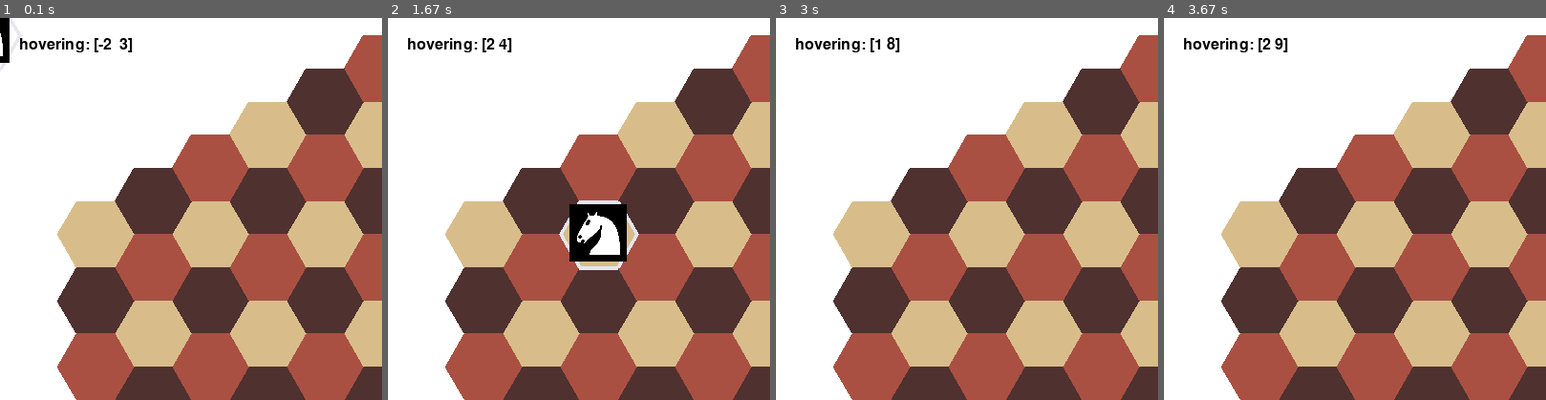
Above: before the commit, frames 1-4 (left to right).
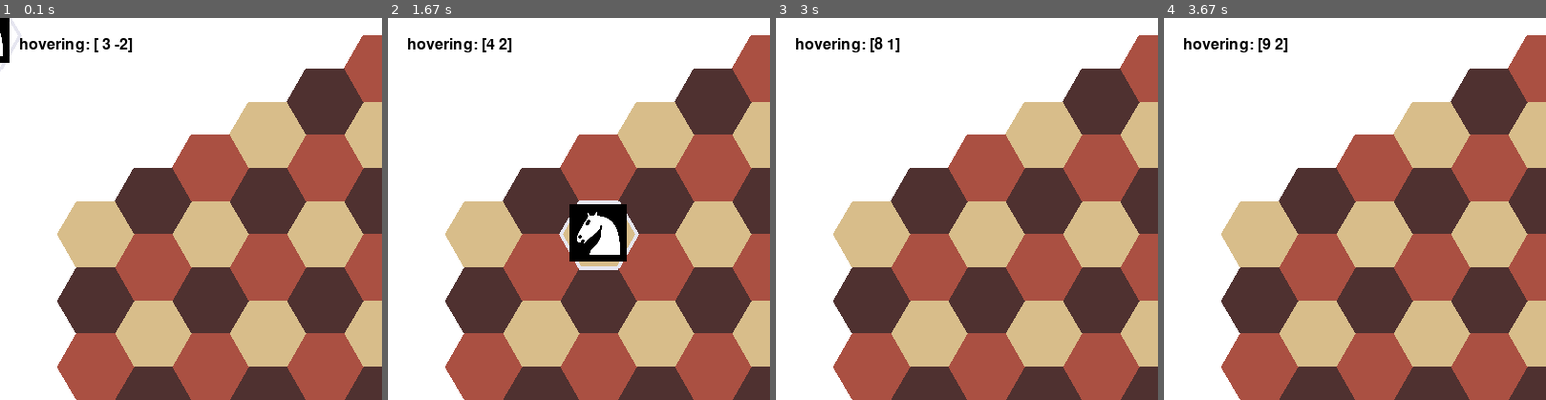
Above: after the commit, the same moments.

Repository: stefan-png/hackedbeta22
Game: pygame game, started from pygametest.py
The game is run twice, just before and just after one commit, with the same random seed, the same clock (stepped at 60 frames per second) and the same inputs.
Inputs (mouse positions are % of the whole screen's width and height, from its top left):
- Up to frame 1 (0.1 s): no input
- Up to frame 2 (1.67 s): click (82, 47) at 0.38 s; click (60, 72) at 0.72 s; click (87, 85) at 1.05 s; click (26, 30) at 1.38 s
- Up to frame 3 (3 s): click (50, 62) at 1.72 s; click (36, 29) at 2.05 s; click (85, 76) at 2.38 s; click (18, 60) at 2.72 s
- Up to frame 4 (3.67 s): click (21, 31) at 3.05 s; click (26, 68) at 3.38 s
The pictures show only the part of the screen within x 0-50%, y 0-50%; the shares and areas given below are measured in that part.

The runs differ from the first frame. In frame 1, less than 0.1% of the frame differs, in the area x 25-34%, y 5-9%; in frame 2, less than 0.1%; in frame 3, 0.1%, in the area x 25-32%, y 5-9%; in frame 4, less than 0.1%.

Commit message:
peter debg 2

Diff:
--- a/pygametest.py
+++ b/pygametest.py
@@ -40,7 +40,7 @@
         # if event.type == pygame.MOUSEBUTTONDOWN:
 
 
-    img = font.render("hovering: " + str(numpy.add(axialpos, (5, 5))), True, (1,1,1))
+    img = font.render("hovering: " + str(numpy.add((axialpos[1], axialpos[0]), (5, 5))), True, (1,1,1))
     surface.blit(img, (20, 20))
 
 
